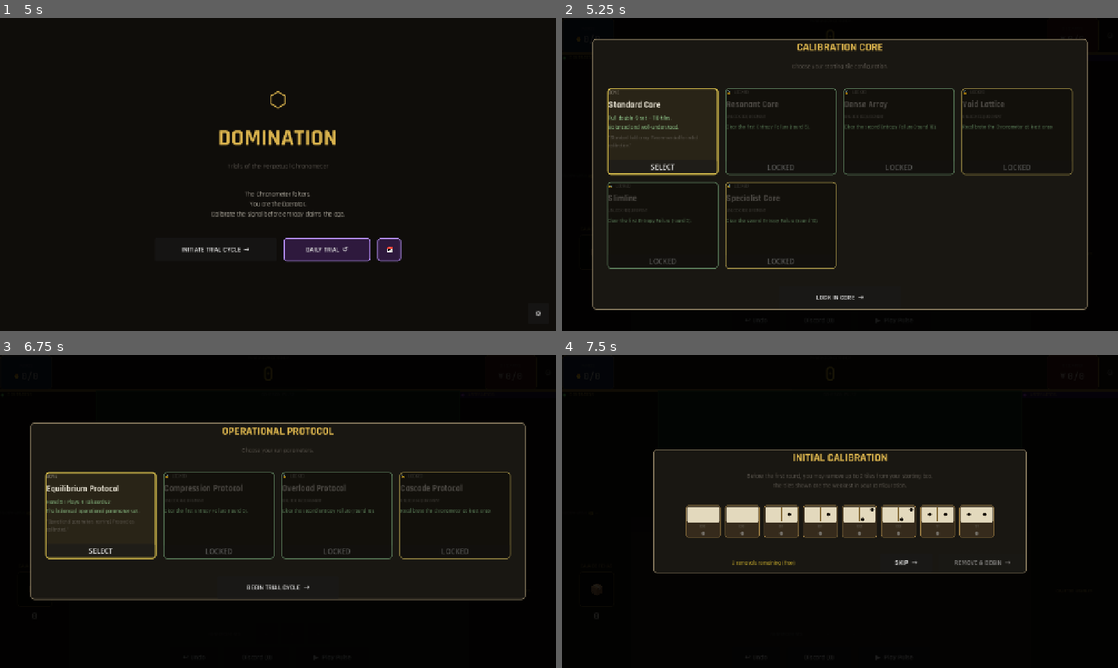
Above: before the commit, frames 1-4 (two rows, left to right).
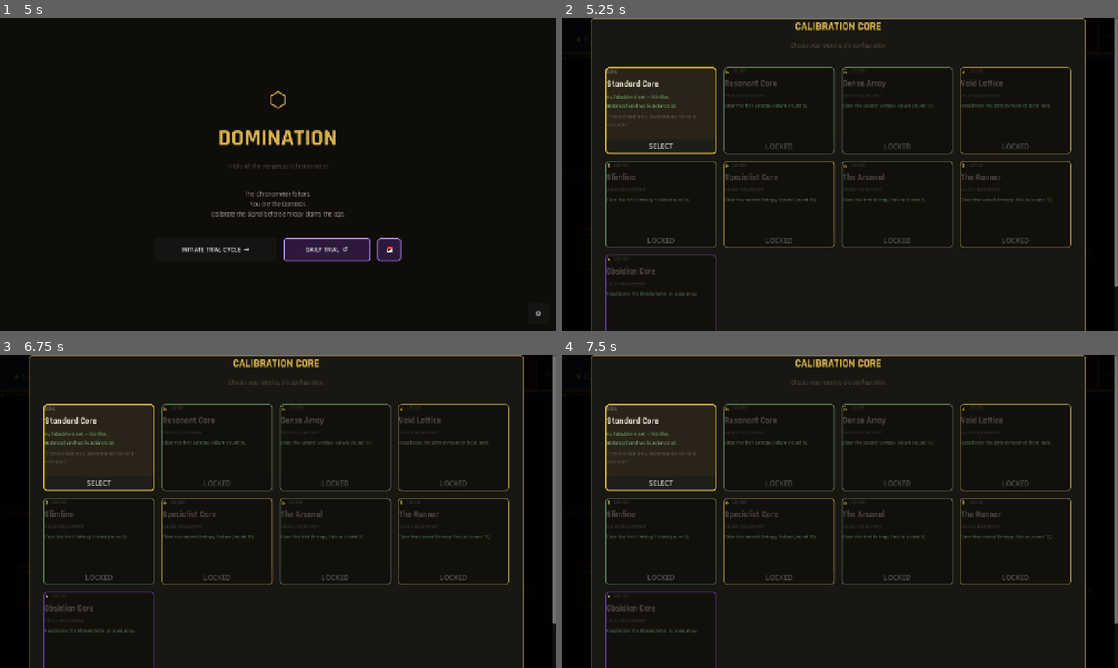
Above: after the commit, the same moments.

Repository: miguelgdoval/domination-godot
Game: Godot game, scene res://scenes/splash.tscn
Same seed, same stepped clock (60 frames per second), same inputs: the game is played once before the commit and once after it.
Inputs (mouse positions are in pixels of both pictures, inside the frame that each line leads up to):
- Up to frame 1 (5 s): tap Enter at 0.5, 0.6 s; move the mouse to (400, 158) at 0.52 s; hold D 0.53-1.25 s; click (400, 158) at 0.67 s; tap Space at 0.77 s; click "▶ Play Pulse" at 1.25 s; click "▶ Play Pulse" at 2 s; click "⚙" at 2.75 s; click "↩ Undo" at 3.5 s; click "Discard (0)" at 4.25 s
- Up to frame 2 (5.25 s): click "INITIATE TRIAL CYCLE →" at 5 s
- Up to frame 3 (6.75 s): click "SELECT" at 5.75 s; click (278, 633) at 6.5 s, where only the run before the commit has a clickable "LOCK IN CORE →"
- Up to frame 4 (7.5 s): click (840, 586) at 7.25 s, where only the run before the commit has a clickable "BEGIN TRIAL CYCLE →"

Frame 1 is identical in both runs. In frame 2, 10% of the frame differs, in the area x 5-100%, y 0-100%; in frame 3, 11%; in frame 4, 16%.

Commit message:
Three new cores: The Arsenal, The Runner, Obsidian Core
Brings the calibration core roster to 9 of 8 planned (one bonus). All
three need starting state beyond a custom box — preloaded modules,
extra monedas, more directive slots, shop pricing surcharge. Add a
small `CORE_PROFILES` architecture so each core can declare its
non-box extras as data, and future cores slot in without code changes.

The Arsenal (Carved)
--------------------
Standard set, but starts with two Bone modules (Brass Gear & Copper
Coil) pre-equipped. Module-driven build from round 1; the player skips
the early shop dance and gets straight into synergies.
Unlock: clear the first Entropy Failure (round 5).

The Runner (Ivory)
------------------
Standard set, +4 starting Monedas, and 3 active directive slots
instead of 2. Specialised contract-completion build — directives are
the primary income, and the extra slot means a third concurrent goal
is always live.
Unlock: clear the second Entropy Failure (round 10).

Obsidian Core (Obsidian)
------------------------
Standard set, but starts with The Dominator (Obsidian module) already
equipped. Costs +2 Monedas on EVERY shop item to balance the head
start — power has its price.
Unlock: recalibrate the Chronometer at least once.

Architecture
------------
- `Constants.CORE_PROFILES`: parallel to the other CORE_* arrays. Each
  entry is a Dictionary with optional keys: `start_modules` (Array of
  module IDs), `start_monedas` (int), `start_directives` (int),
  `shop_price_delta` (int). Empty dict = no extras.
- `GameState._apply_core_profile`: called from `start_run` after the
  baseline init. Bumps monedas, looks up + appends starting modules,
  honours their extra_slots.
- `GameState.core_shop_price_delta`: returns the active core's
  surcharge so the shop's cost calc can apply it after percentage
  discount.
- Directive panel widened from 2 to 3 label slots so Runner has somewhere
  to render its third directive without a UI rebuild.

Co-Authored-By: Claude Opus 4.7 <noreply@anthropic.com>

Diff:
--- a/scenes/main.gd
+++ b/scenes/main.gd
@@ -742,7 +742,13 @@
 	_last_tier_reached = -1
 
 	_dm = DirectiveManager.new()
-	_dm.setup(_rm, 2)
+	# Per-core directive count override (The Runner core starts with 3
+	# active directive slots instead of the standard 2).
+	var directive_count: int = 2
+	if GameState.chosen_core >= 0 and GameState.chosen_core < Constants.CORE_PROFILES.size():
+		directive_count = int(Constants.CORE_PROFILES[GameState.chosen_core] \
+			.get("start_directives", 2))
+	_dm.setup(_rm, directive_count)
 	_dm.directive_completed.connect(_on_directive_completed)
 
 	_result_overlay.hide()
@@ -1878,6 +1884,8 @@
 	var disc: int = GameState.shop_discount_pct()
 	if disc > 0:
 		cost = maxi(1, int(cost * (100 - disc) / 100.0))
+	# Per-core flat surcharge (Obsidian Core costs +2 per item).
+	cost = maxi(1, cost + GameState.core_shop_price_delta())
 	var bought: bool = m.id in _shop_bought or GameState.owns_module(m.id)
 
 	var panel := PanelContainer.new()
@@ -4261,8 +4269,12 @@
 	var title_lbl := _make_label("DIRECTIVES:", C_DIM, 12)
 	hbox.add_child(title_lbl)
 
+	# Allocate 3 slots so The Runner core (which starts with 3 active
+	# directives) has somewhere to render. Standard / 2-directive runs
+	# leave the third label blank — costs one empty Label, saves a UI
+	# rebuild on core change.
 	_directive_labels.clear()
-	for i in range(2):
+	for i in range(3):
 		var lbl := _make_label("", C_DIM, 12)
 		hbox.add_child(lbl)
 		_directive_labels.append(lbl)
--- a/scripts/constants.gd
+++ b/scripts/constants.gd
@@ -5,12 +5,13 @@
 # ---------------------------------------------------------------------------
 # Calibration Cores  (box variants chosen at run start)
 # ---------------------------------------------------------------------------
-const CORE_COUNT: int = 6
+const CORE_COUNT: int = 9
 const CORE_NAMES: Array[String] = [
 	"Standard Core", "Resonant Core", "Dense Array", "Void Lattice",
 	"Slimline", "Specialist Core",
-]
-const CORE_RARITIES: Array[int] = [0, 1, 1, 2, 1, 2]  # Bone, Carved, Carved, Ivory, Carved, Ivory
+	"The Arsenal", "The Runner", "Obsidian Core",
+]
+const CORE_RARITIES: Array[int] = [0, 1, 1, 2, 1, 2, 1, 2, 3]
 const CORE_DESCS: Array[String] = [
 	"Full double-9 set — 110 tiles.\nBalanced and well-understood.",
 	"Doubles only (0-0 through 9-9) — 50 tiles.\nEvery tile resonates. Multipliers run wild.",
@@ -18,6 +19,9 @@
 	"Standard set + 10 Wild tiles — 120 tiles.\nUnstable flux. The Wilds connect to anything.",
 	"One copy of each tile — 55 tiles.\nBox drains fast. Make every placement count.",
 	"Only tiles with a face ≥ 6, ×2 — 68 tiles.\nFewer matching faces, but every tile is heavy.",
+	"Standard set + 2 Bone modules pre-equipped.\nHit the ground running.",
+	"Standard set, +4 starting Monedas, +1 directive slot.\nContract specialist build.",
+	"Standard set + 1 Obsidian module pre-equipped.\nShop prices +2. Power has its cost.",
 ]
 const CORE_LORES: Array[String] = [
 	"\"Standard field array. Recommended for initial calibration.\"",
@@ -26,14 +30,12 @@
 	"\"Something has contaminated the array. The Wilds answer to nothing—and everything.\"",
 	"\"Reduced redundancy. The simulation runs lean, fast, and unforgiving.\"",
 	"\"Only the loud frequencies. The faint signals have been filtered out.\"",
+	"\"Pre-loaded with field gear. The Operator does not improvise.\"",
+	"\"A backchannel kit. The Copper Guild knows your name.\"",
+	"\"The Renegade Mechanic's signature. The Archiver would disapprove.\"",
 ]
 ## Score target scale (applied as target × scale / 100).
-## Resonant Core: all-doubles → massive multipliers → harder targets.
-## Dense Array: max pip 6 → lower chips → easier targets.
-## Void Lattice: wilds help chaining but don't score → slight reduction.
-## Slimline: half-deck → tighter chains → slight reduction.
-## Specialist: high-pip only → easier to score → harder targets.
-const CORE_TARGET_SCALE: Array[int] = [100, 160, 65, 90, 85, 130]
+const CORE_TARGET_SCALE: Array[int] = [100, 160, 65, 90, 85, 130, 110, 100, 110]
 
 ## Unlock gates per core. Index 0 is the starter — always unlocked, the
 ## description is just for completeness. The other entries say what the
@@ -48,6 +50,31 @@
 	{ "type": "wins",       "value": 1,  "label": "Recalibrate the Chronometer at least once." },
 	{ "type": "best_round", "value": 5,  "label": "Clear the first Entropy Failure (round 5)." },
 	{ "type": "best_round", "value": 10, "label": "Clear the second Entropy Failure (round 10)." },
+	{ "type": "best_round", "value": 5,  "label": "Clear the first Entropy Failure (round 5)." },
+	{ "type": "best_round", "value": 10, "label": "Clear the second Entropy Failure (round 10)." },
+	{ "type": "wins",       "value": 1,  "label": "Recalibrate the Chronometer at least once." },
+]
+
+## Per-core "profile": a small dict describing extra starting state that
+## the standard `start_run` flow doesn't cover (preloaded modules, extra
+## starting monedas / directives, shop pricing modifier, etc.). Indexed
+## the same as CORE_NAMES; an empty dict means "no extras".
+##
+## Recognised keys:
+##   start_modules     : Array[String]  — module IDs equipped at run start.
+##   start_monedas     : int            — added to the protocol bonus.
+##   start_directives  : int            — overrides the default 2 active.
+##   shop_price_delta  : int            — added to every shop item's cost.
+const CORE_PROFILES: Array[Dictionary] = [
+	{},                                                          # Standard
+	{},                                                          # Resonant
+	{},                                                          # Dense
+	{},                                                          # Void
+	{},                                                          # Slimline
+	{},                                                          # Specialist
+	{"start_modules": ["brass_gear", "copper_coil"]},            # Arsenal
+	{"start_monedas": 4, "start_directives": 3},                 # Runner
+	{"start_modules": ["the_dominator"], "shop_price_delta": 2}, # Obsidian
 ]
 
 # ---------------------------------------------------------------------------
--- a/scripts/game_state.gd
+++ b/scripts/game_state.gd
@@ -50,6 +50,26 @@
 	is_daily_run        = false
 	# Protocol starting bonus
 	monedas += Constants.PROTOCOL_BONUS_MONEDAS[p_protocol]
+	# Core profile — preloaded modules, extra monedas, etc. for cores that
+	# define more than just a custom box. Empty dict for cores that don't.
+	_apply_core_profile(p_core)
+
+## Apply the per-core profile (preloaded modules, starting monedas bump,
+## etc.) declared in `Constants.CORE_PROFILES`. Called from start_run
+## after the baseline state has been set up.
+func _apply_core_profile(p_core: int) -> void:
+	if p_core < 0 or p_core >= Constants.CORE_PROFILES.size():
+		return
+	var profile: Dictionary = Constants.CORE_PROFILES[p_core]
+	if profile.is_empty():
+		return
+	monedas += int(profile.get("start_monedas", 0))
+	for mid in profile.get("start_modules", []):
+		for m in ModuleDB.all():
+			if m.id == String(mid):
+				modules.append(m)
+				module_slots += m.extra_slots
+				break
 
 ## Begin a daily-trial run. Reseeds Godot's RNG with today's deterministic
 ## seed so every player faces the same box order, shop offers, etc., then
@@ -218,6 +238,14 @@
 			total += m.effect_value
 	return clampi(total, 0, 80)
 
+## Per-core shop price modifier — added flat to every shop item's cost
+## AFTER any percentage discount. Used by the Obsidian Core (+2) to
+## offset its preloaded Obsidian module.
+func core_shop_price_delta() -> int:
+	if chosen_core < 0 or chosen_core >= Constants.CORE_PROFILES.size():
+		return 0
+	return int(Constants.CORE_PROFILES[chosen_core].get("shop_price_delta", 0))
+
 func chain_coin_bonus(chain_length: int) -> int:
 	var total := 0
 	for m in modules:
